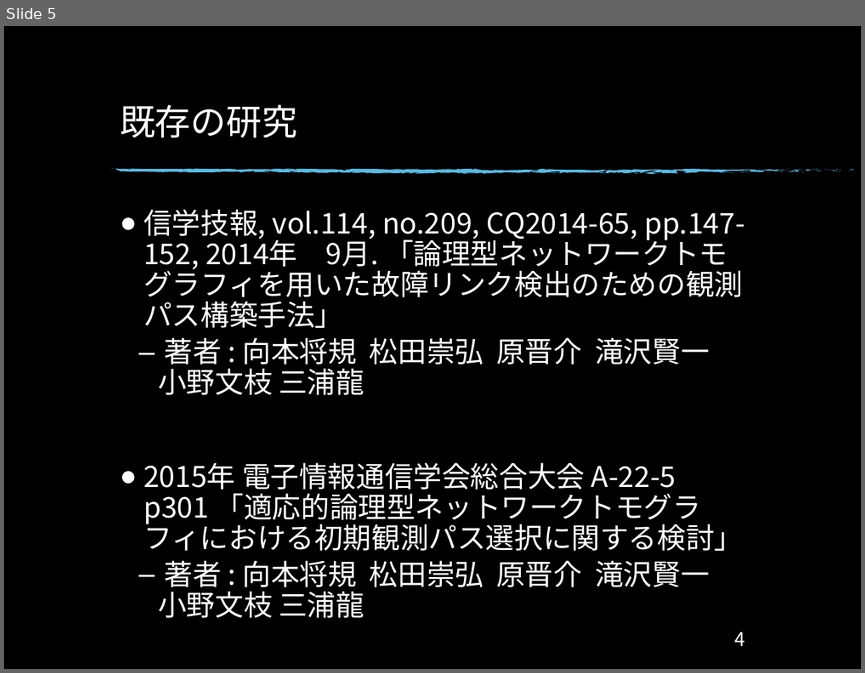
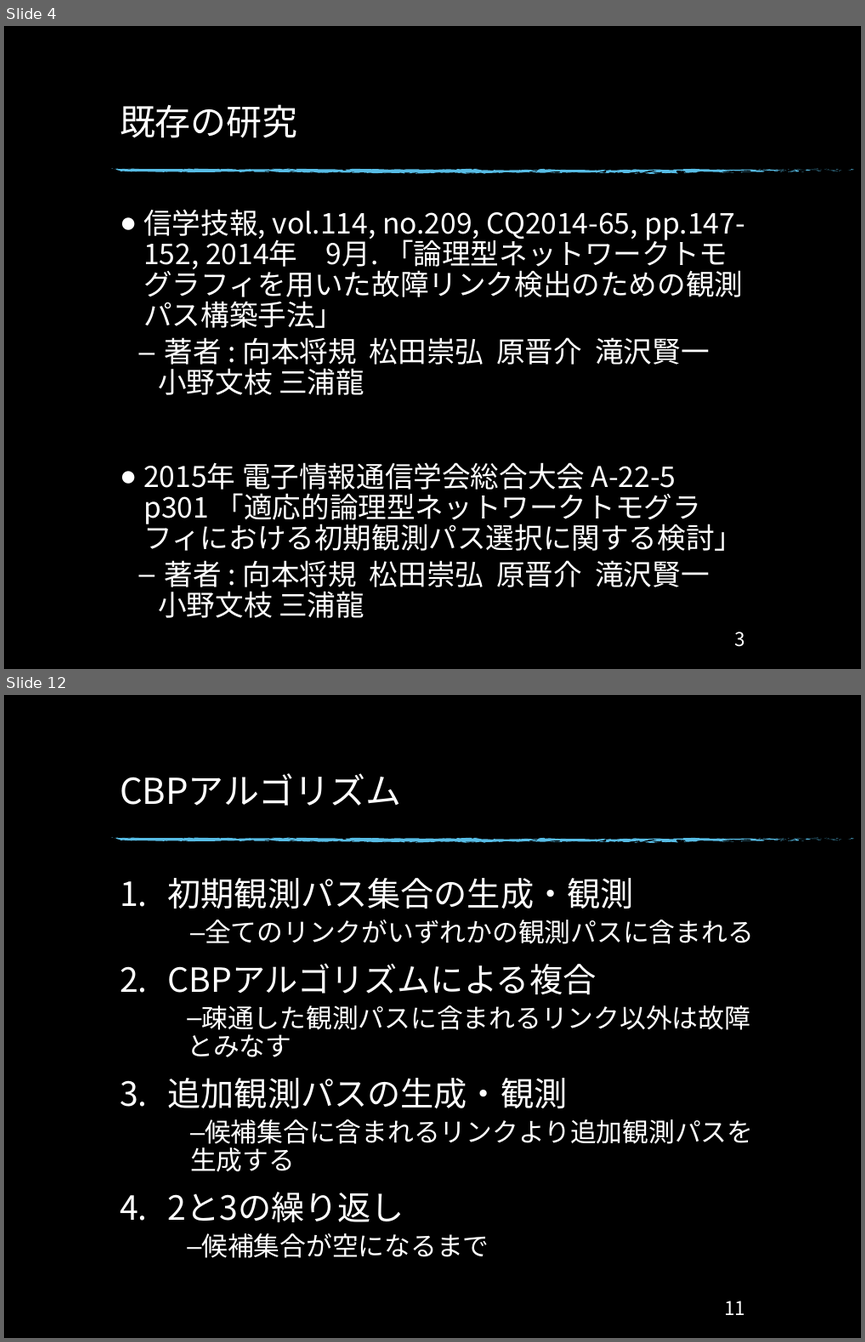
Before and after one commit to Ryo0021300/Monograph, a slide deck: Monograph/卒研発表_34.pptx. Shown one above the other, each under a label of ours: slide 5 before the commit, slides 4 and 12 after it; the slides between them are not shown. The pictures are 865x673 and 865x1342 pixels, drawn with LibreOffice and Linux fonts; fonts in the diff are those of the drawing; background and template pictures are left out. Boxes give left, top, right and bottom in pixels: in the first picture for what was removed or moved away, otherwise in the second. Text is boxed around its words. In the diff, an @@ line names an element or a change of style, - is before the commit and + after.

```diff
--- a/Monograph/卒研発表_34.pptx
+++ b/Monograph/卒研発表_34.pptx
@@ slide 12 added at (4,695,861,1338), background picture (left out); not listed: 74 template elements that a slide beside it also shows @@
@@ title added at (120,773,402,805), 30 pt, text #FFFFFF @@
+CBPアルゴリズム
@@ text added at (168,878,754,1258), 22 pt, text #FFFFFF @@
+1. 初期観測パス集合の生成・観測
+      – 全てのリンクがいずれかの観測パスに含まれる
+2. CBPアルゴリズムによる複合
+  – 疎通した観測パスに含まれるリンク以外は故障とみなす
+3. 追加観測パスの生成・観測
+      – 候補集合に含まれるリンクより追加観測パスを生成する
+4. 2と3の繰り返し
+  – 候補集合が空になるまで
@@ page number added at (724,1300,745,1315), 16 pt, text #FFFFFF @@
+11
@@ what was slide 5 is now slide 4 @@
@@ page number at (735,631,745,646): text changed @@
-4
+3
```
Also in this commit, not shown: 13 slides changed, 7 slides removed, 7 other files.
